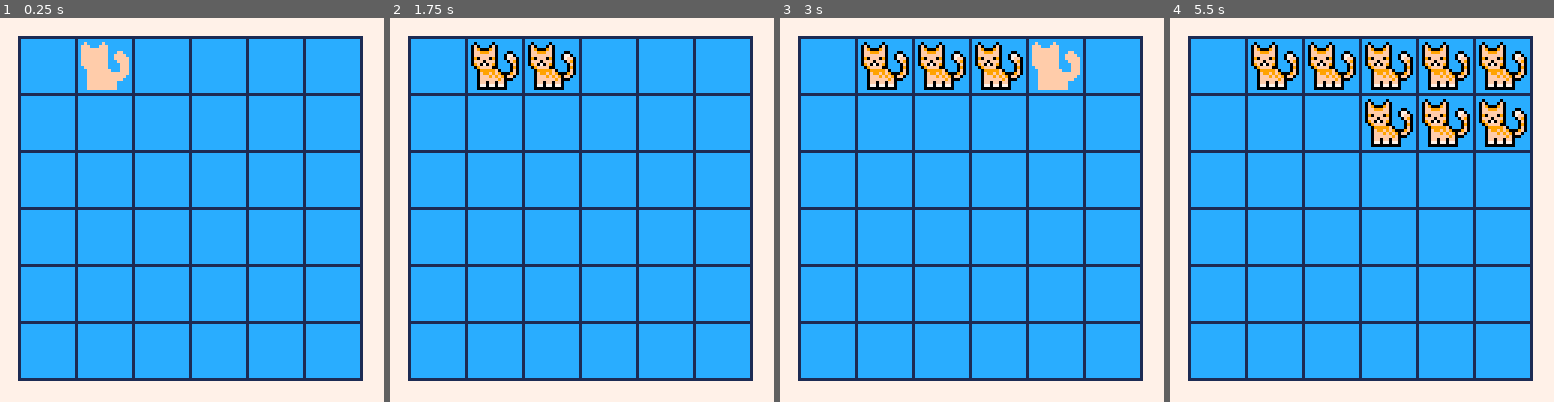
Above: before the commit, frames 1-4 (left to right).
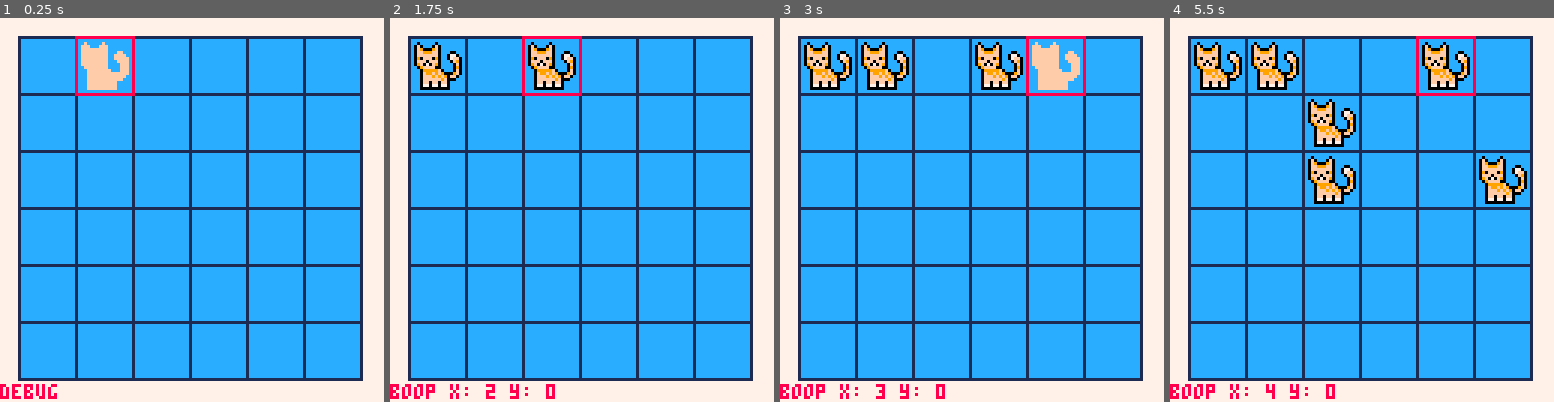
Above: after the commit, the same moments.

Repository: fbarreta/boop
Game: PICO-8 cartridge boop.p8
Two runs of this game, one before a commit and one after it. Both use one fixed random seed, a clock stepped at 60 frames per second and the inputs below.
Inputs:
- Up to frame 1 (0.25 s): no input
- Up to frame 2 (1.75 s): tap O (Z key) at 0.7, 1.7 s; hold Right from 1.6 s (still down)
- Up to frame 3 (3 s): release Right at 2.1 s; tap O (Z key) at 2.1, 2.5, 2.9 s; hold Up 2.15-2.42 s; hold Right from 2.47 s (still down)
- Up to frame 4 (5.5 s): release Right at 3.03 s; hold Left 3.08-3.58 s; tap O (Z key) every 0.4 s from 3.3 to 5.3 s; hold Down 3.63-3.97 s; hold Right 4.02-4.68 s; hold Up 4.73-5.03 s; hold Left from 5.08 s (still down)

The runs differ from the first frame. In frame 1, 0.8% of the frame differs, in the area x 0-36%, y 4-100%; in frame 2, 3.1%; in frame 3, 3.1%; in frame 4, 11%, in the area x 0-93%, y 4-100%.

Commit message:
Add files via upload

Diff:
--- a/boop.p8
+++ b/boop.p8
@@ -17,6 +17,7 @@
 	y = 0
 }
 mtx = {}
+debug = 'debug'
 -->8
 function _init()
 	color(17)
@@ -32,12 +33,21 @@
 	cls(7)
 	drawgrid()
 	drawplayer()
+	//findboop()
+	print(debug,0,122,8)
 end
 -->8
 function drawplayer()
 	if mtx[player.x][player.y] == 0 then
 		drawsprite(spr_cursor_k1,player.x,player.y)
 	end
+	rect(
+	 center + space + (player.x*size) - 1,
+		center + space + (player.y*size) - 1,
+		center + (player.x*size) + size + 1,
+		center + (player.y*size) + size + 1,
+		8
+	)
 end
 
 function drawgrid()
@@ -102,7 +112,7 @@
 		end
 	end
 	if btnp(4) then
-		mtx[player.x][player.y] = 1
+		placepiece()
 	end
 end
 
@@ -155,6 +165,173 @@
 		mtx[j] = {}
 		for i = 0, 5 do
 			mtx[j][i] = 0
+		end
+	end
+end
+
+function placepiece()
+	if mtx[player.x][player.y] == 0 then
+		mtx[player.x][player.y] = 1
+		checkboop()
+	end
+end
+
+function checkboop()
+	debug = ''
+	if
+		player.x <= 4 and
+		mtx[player.x+1][player.y] == 1 then
+			boop('r',player.x+1, player.y)
+	end
+	if
+		player.x > 0 and
+		mtx[player.x-1][player.y] == 1 then
+			boop('l',player.x-1, player.y)
+	end
+	if
+		player.y <= 4 and
+		mtx[player.x][player.y+1] == 1 then
+			boop('d',player.x, player.y+1)
+	end
+	if
+		player.y >= 0 and
+		mtx[player.x][player.y-1] == 1 then
+			boop('u',player.x, player.y-1)
+	end
+	if
+		player.y >= 0 and
+		player.x <= 4 and
+		mtx[player.x+1][player.y-1] == 1 then
+			boop('ur',player.x+1, player.y-1)
+	end
+	if
+		player.y >= 0 and
+		player.x > 0 and
+		mtx[player.x-1][player.y-1] == 1 then
+			boop('ul',player.x-1, player.y-1)
+	end
+	if
+		player.y <= 4 and
+		player.x <= 4 and
+		mtx[player.x+1][player.y+1] == 1 then
+			boop('dr',player.x+1, player.y+1)
+	end
+	if
+		player.y <= 4 and
+		player.x > 0 and
+		mtx[player.x-1][player.y+1] == 1 then
+			boop('dl',player.x-1, player.y+1)
+	end
+end
+
+function findboop()
+
+	local rx = player.x + 1
+	local ry = player.y
+	rect(
+	 center + space + (rx*size) - 1,
+		center + space + (ry*size) - 1,
+		center + (rx*size) + size + 1,
+		center + (ry*size) + size + 1,
+		10
+	)
+end
+
+function boop(dir,x,y)
+	debug = 'boop x: ' ..
+											player.x ..
+	 									' y: ' ..
+	 									player.y
+	if dir == 'r' then
+		local fx = x + 1
+		if	x < 5 then
+			if mtx[fx][y] == 0 then
+					mtx[x][y] = 0
+					mtx[fx][y] = 1
+			end
+		elseif x == 5 then
+			mtx[x][y] = 0
+		end
+	end
+	if dir == 'l' then
+		local fx = x - 1
+		if	x > 0 then
+			if mtx[fx][y] == 0 then
+					mtx[x][y] = 0
+					mtx[fx][y] = 1
+			end
+		elseif x == 0 then
+			mtx[x][y] = 0
+		end
+	end
+	if dir == 'd' then
+		local fy = y + 1
+		if	y < 5 then
+			if mtx[x][fy] == 0 then
+					mtx[x][y] = 0
+					mtx[x][fy] = 1
+			end
+		elseif y == 5 then
+			mtx[x][y] = 0
+		end
+	end
+	if dir == 'u' then
+		local fy = y - 1
+		if	y > 0 then
+			if mtx[x][fy] == 0 then
+					mtx[x][y] = 0
+					mtx[x][fy] = 1
+			end
+		elseif y == 0 then
+			mtx[x][y] = 0
+		end
+	end
+	if dir == 'ur' then
+		local fy = y - 1
+		local fx = x + 1
+		if	y > 0 and x < 5 then
+			if mtx[fx][fy] == 0 then
+					mtx[x][y] = 0
+					mtx[fx][fy] = 1
+			end
+		elseif fy <= 0 or fx >= 5 then
+			mtx[x][y] = 0
+		end
+	end
+	if dir == 'ul' then
+		local fy = y - 1
+		local fx = x - 1
+		if	y > 0 and x > 0 then
+			if mtx[fx][fy] == 0 then
+					mtx[x][y] = 0
+					mtx[fx][fy] = 1
+			end
+		elseif fy <= 0 or fx >= 0 then
+			mtx[x][y] = 0
+		end
+	end
+	if dir == 'dr' then
+		local fy = y + 1
+		local fx = x + 1
+		if	y > 0 and x < 5 then
+			if mtx[fx][fy] == 0 then
+					mtx[x][y] = 0
+					mtx[fx][fy] = 1
+			end
+		elseif fy >= 5 or fx >= 5 then
+			mtx[x][y] = 0
+		end
+	end
+	if dir == 'dl' then
+		local fy = y + 1
+		local fx = x - 1
+		if	y > 0 and x > 0 then
+			if mtx[fx][fy] == 0 then
+					mtx[x][y] = 0
+					mtx[fx][fy] = 1
+			end
+		elseif fy >= 5 or fx <= 0 then
+			mtx[x][y] = 0
 		end
 	end
 end
Not shown, changed: the sound effects (__sfx__) section of boop.p8
